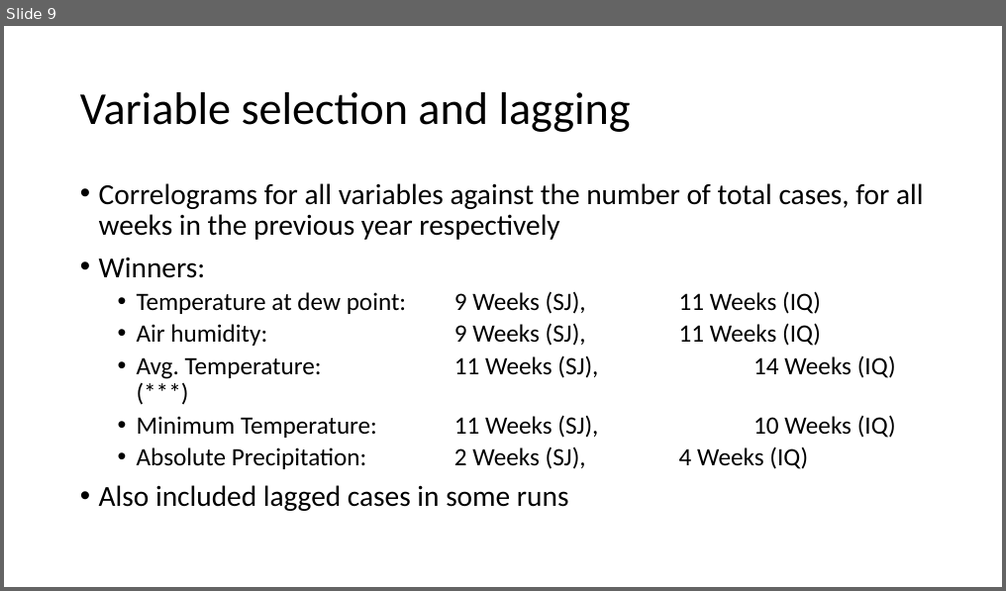
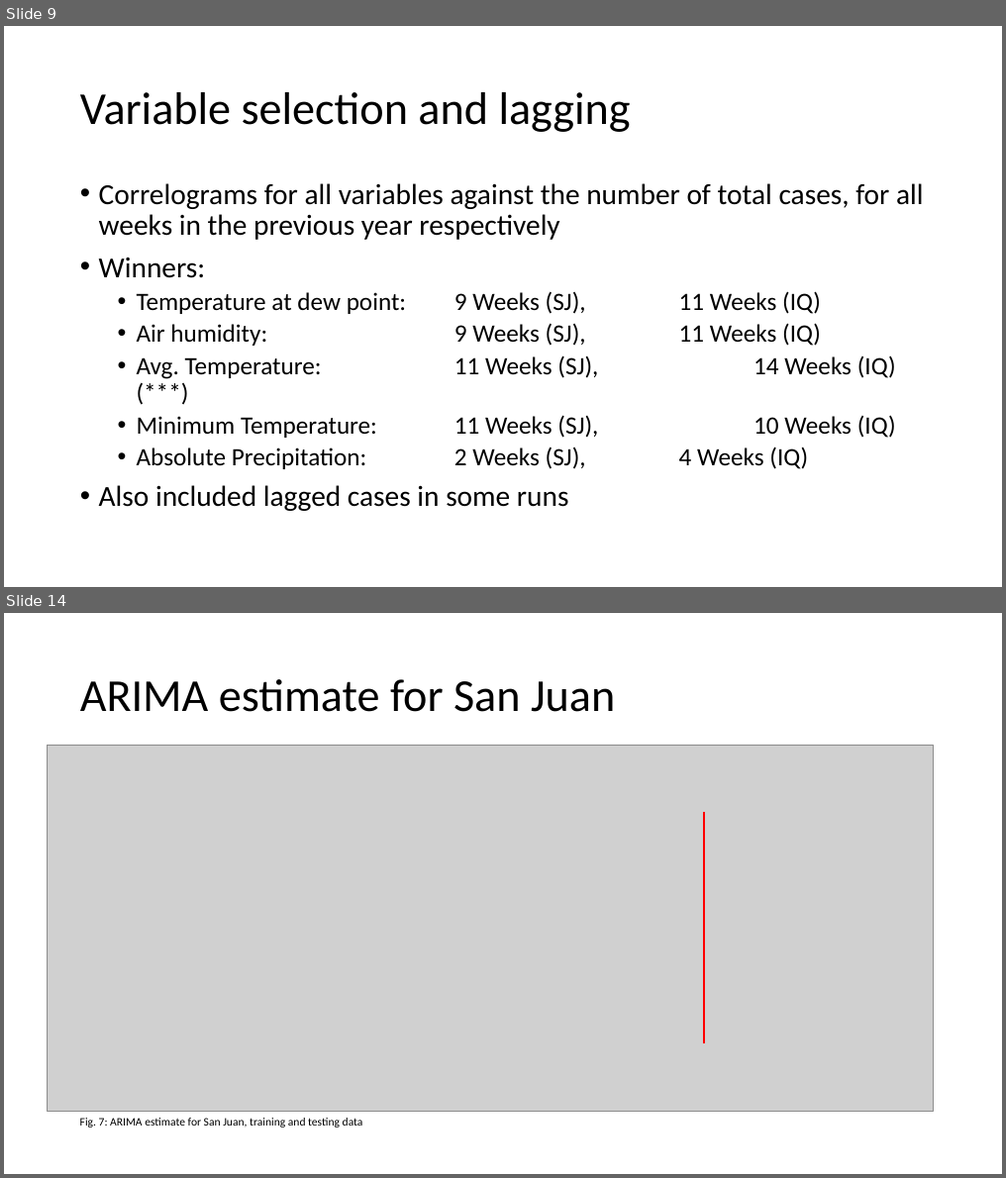
Before and after one commit to mariiader/adc_project, a slide deck: DengAI_PP_3.pptx. Shown one above the other, each under a label of ours: slide 9 before the commit, slides 9 and 14 after it; the slides between them are not shown. The pictures are 1006x591 and 1006x1178 pixels, drawn with LibreOffice and Linux fonts; fonts in the diff are those of the drawing; grey boxes stand for pictures. Boxes give left, top, right and bottom in pixels: in the first picture for what was removed or moved away, otherwise in the second. Text is boxed around its words. In the diff, an @@ line names an element or a change of style, - is before the commit and + after.

```diff
--- a/DengAI_PP_3.pptx
+++ b/DengAI_PP_3.pptx
@@ slide 14 added at (4, 613, 1002, 1174), background #FFFFFF @@
@@ title added at (80, 679, 615, 712), 44 pt, text #000000 @@
+ARIMA estimate for San Juan
@@ picture added at (47, 745, 934, 1112) @@
@@ line added from (705, 1045) to (705, 812), #FF0000 1.5 pt @@
@@ text added at (80, 1118, 363, 1128), 11 pt, text #000000 @@
+Fig. 7: ARIMA estimate for San Juan, training and testing data
```
Also in this commit, not shown: 9 slides changed, 3 other slides added, 3 slides removed, 14 other files.
